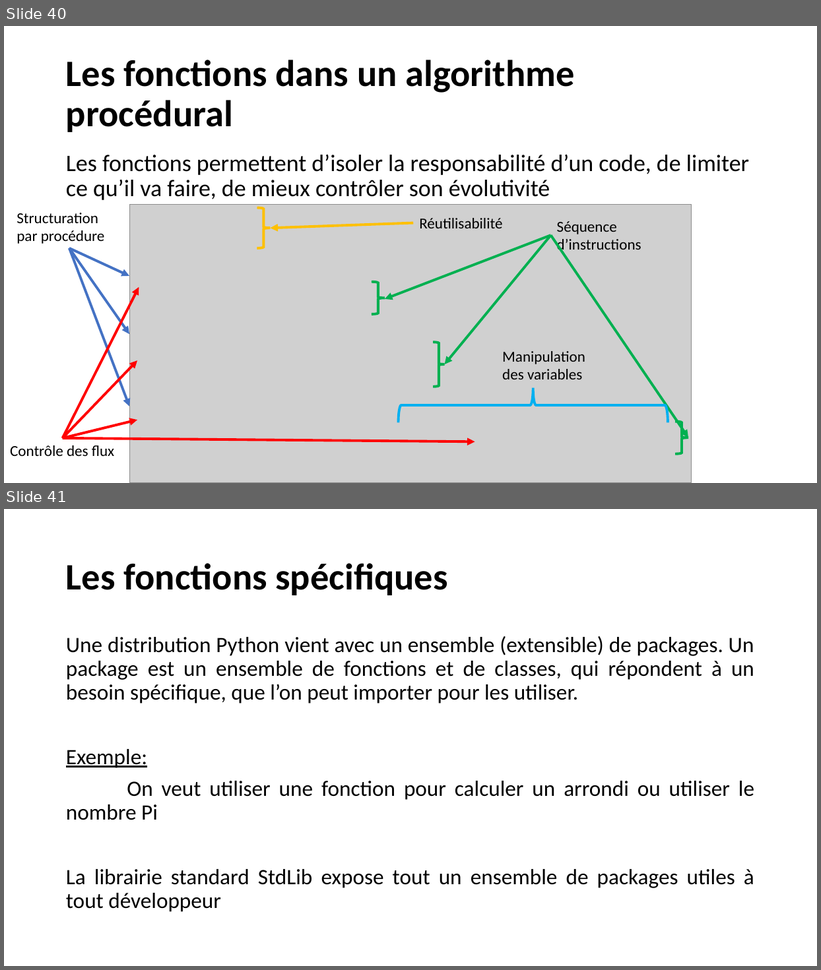
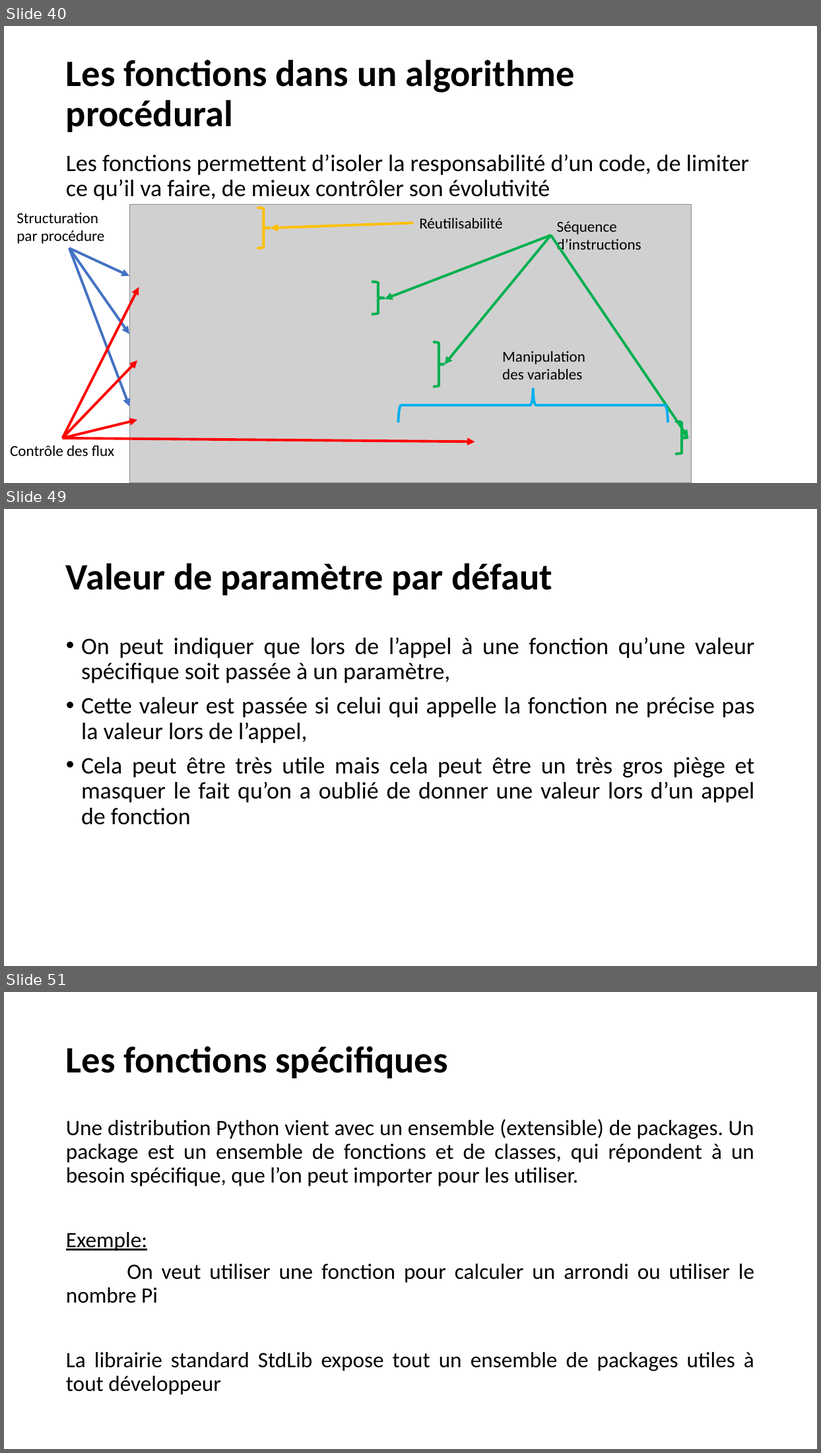
Before and after one commit to AAFINSYS/Formation-Cegos-Python-LI248, a slide deck: Python init ib LI248.pptx. Shown one above the other, each under a label of ours: slides 40 and 41 before the commit, slides 40, 49 and 51 after it; the slides between them are not shown. The pictures are 821x970 and 821x1453 pixels, drawn with LibreOffice and Linux fonts; fonts in the diff are those of the drawing; grey boxes stand for pictures; background and template pictures are left out. Boxes give left, top, right and bottom in pixels: in the first picture for what was removed or moved away, otherwise in the second. Text is boxed around its words. In the diff, an @@ line names an element or a change of style, - is before the commit and + after.

```diff
--- a/Python init ib LI248.pptx
+++ b/Python init ib LI248.pptx
@@ slide 49 added at (4,509,817,966), background picture (left out) @@
@@ title added at (66,563,553,595), 44 pt, text #000000, bold @@
+Valeur de paramètre par défaut
@@ text added at (81,637,755,825), 28 pt, text #000000 @@
+• On peut indiquer que lors de l’appel à une fonction qu’une valeur spécifique soit passée à un paramètre,
+• Cette valeur est passée si celui qui appelle la fonction ne précise pas la valeur lors de l’appel,
+• Cela peut être très utile mais cela peut être un très gros piège et masquer le fait qu’on a oublié de donner une valeur lors d’un appel de fonction
@@ what was slide 41 is now slide 51 @@
```
Also in this commit, not shown: 6 slides changed, 10 other slides added, 1 slide removed.
